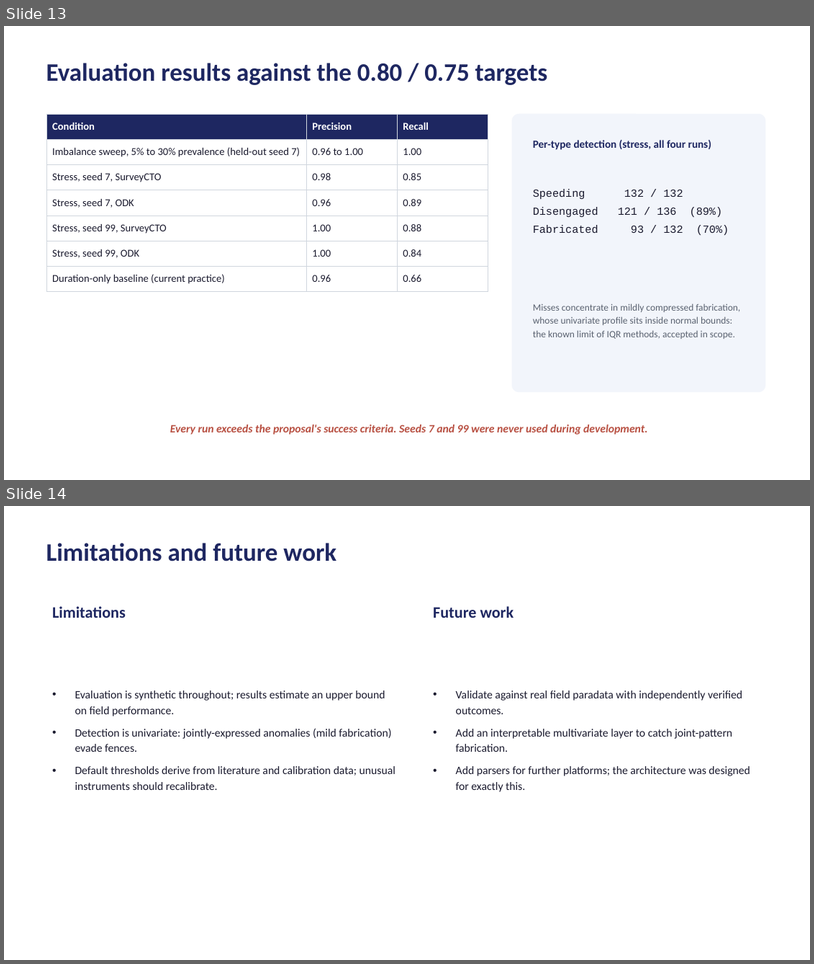
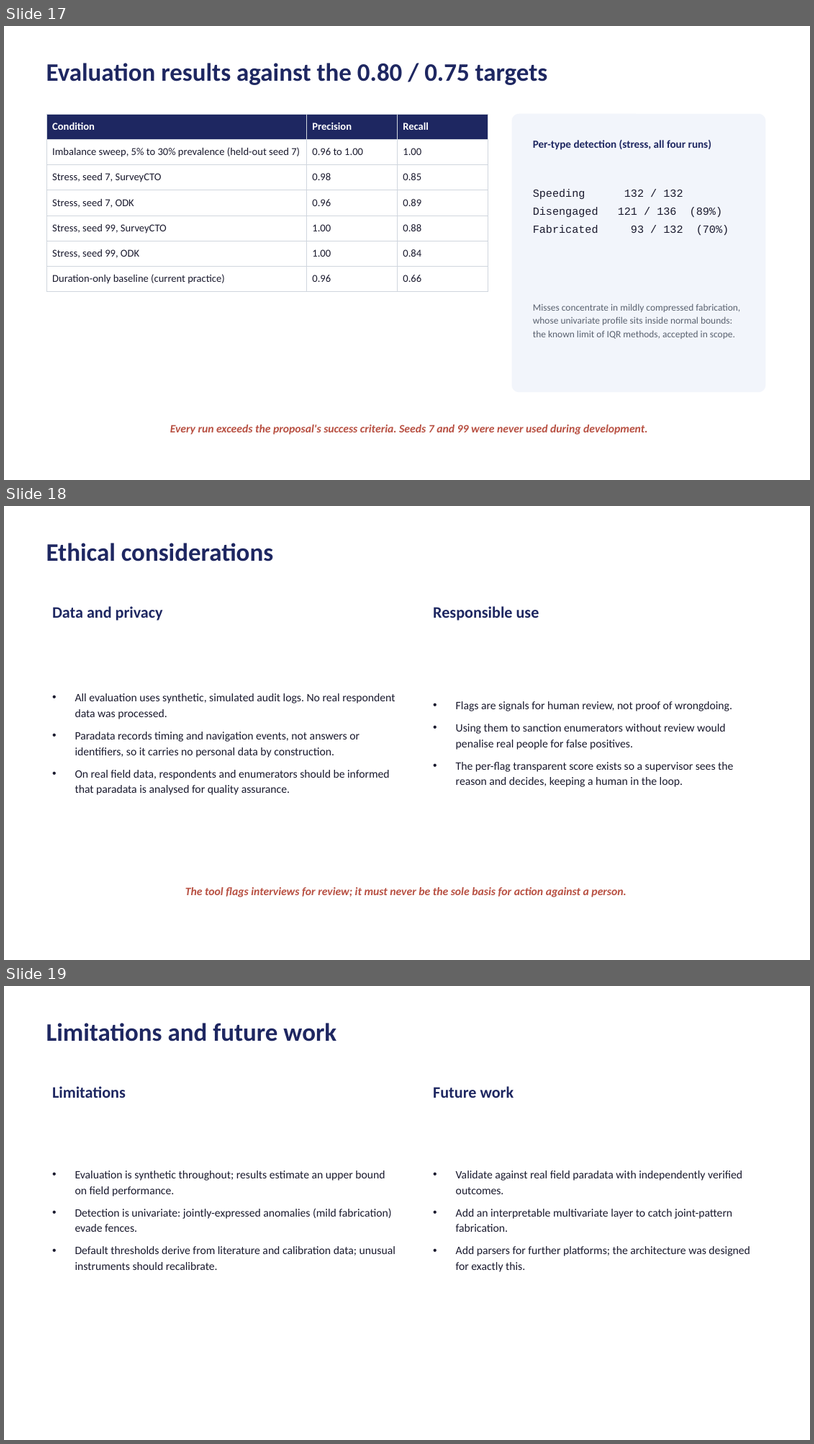
Before and after one commit to Samuelkaoma-eng/SKACE-TIME-DATA, a slide deck: docs/deliverables/Kaoma_Paradata_Presentation.pptx. Shown one above the other, each under a label of ours: slides 13 and 14 before the commit, slides 17, 18 and 19 after it. The pictures are 814x964 and 814x1444 pixels, drawn with LibreOffice and Linux fonts; fonts in the diff are those of the drawing. Boxes give left, top, right and bottom in pixels: in the first picture for what was removed or moved away, otherwise in the second. Text is boxed around its words. In the diff, an @@ line names an element or a change of style, - is before the commit and + after.

Commit message:
expand presentation to 22 slides: add literature review, methodology, tech stack, testing, ethics, timeline and references

```diff
--- a/docs/deliverables/Kaoma_Paradata_Presentation.pptx
+++ b/docs/deliverables/Kaoma_Paradata_Presentation.pptx
@@ slide 18 added at (4,506,810,960), background #FFFFFF @@
@@ text added at (46,543,273,561), 30 pt, text #1E2761, bold @@
+Ethical considerations
@@ text added at (52,606,163,620), 19 pt, text #1E2761, bold @@
+Data and privacy
@@ text added at (433,606,540,620), 19 pt, text #1E2761, bold @@
+Responsible use
@@ text added at (75,693,395,795), 13.5 pt, text #1A1A2E @@
+• All evaluation uses synthetic, simulated audit logs. No real respondent data was processed.
+• Paradata records timing and navigation events, not answers or identifiers, so it carries no personal data by construction.
+• On real field data, respondents and enumerators should be informed that paradata is analysed for quality assurance.
@@ text added at (456,701,733,787), 13.5 pt, text #1A1A2E @@
+• Flags are signals for human review, not proof of wrongdoing.
+• Using them to sanction enumerators without review would penalise real people for false positives.
+• The per-flag transparent score exists so a supervisor sees the reason and decides, keeping a human in the loop.
@@ text added at (185,887,626,897), 13.5 pt, text #B85042, bold, italic @@
+The tool flags interviews for review; it must never be the sole basis for action against a person.
@@ what was slide 13 is now slide 17 @@
@@ what was slide 14 is now slide 19 @@
```
Also in this commit, not shown: 1 slide changed, 6 other slides added.
